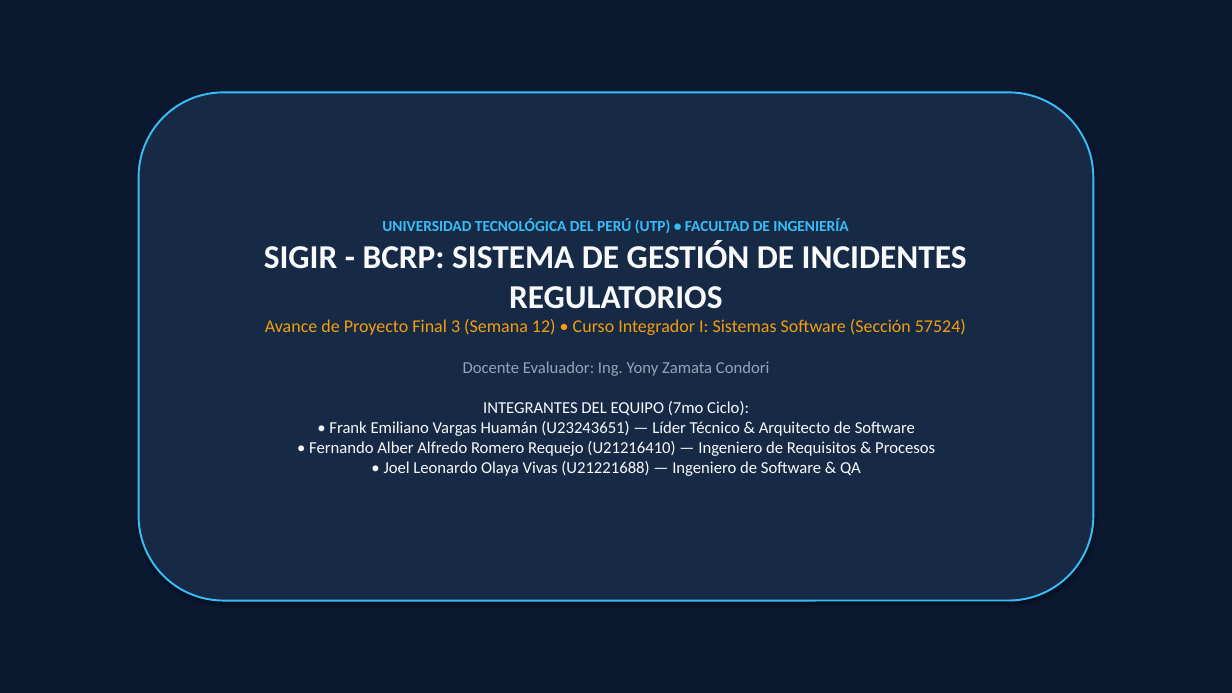
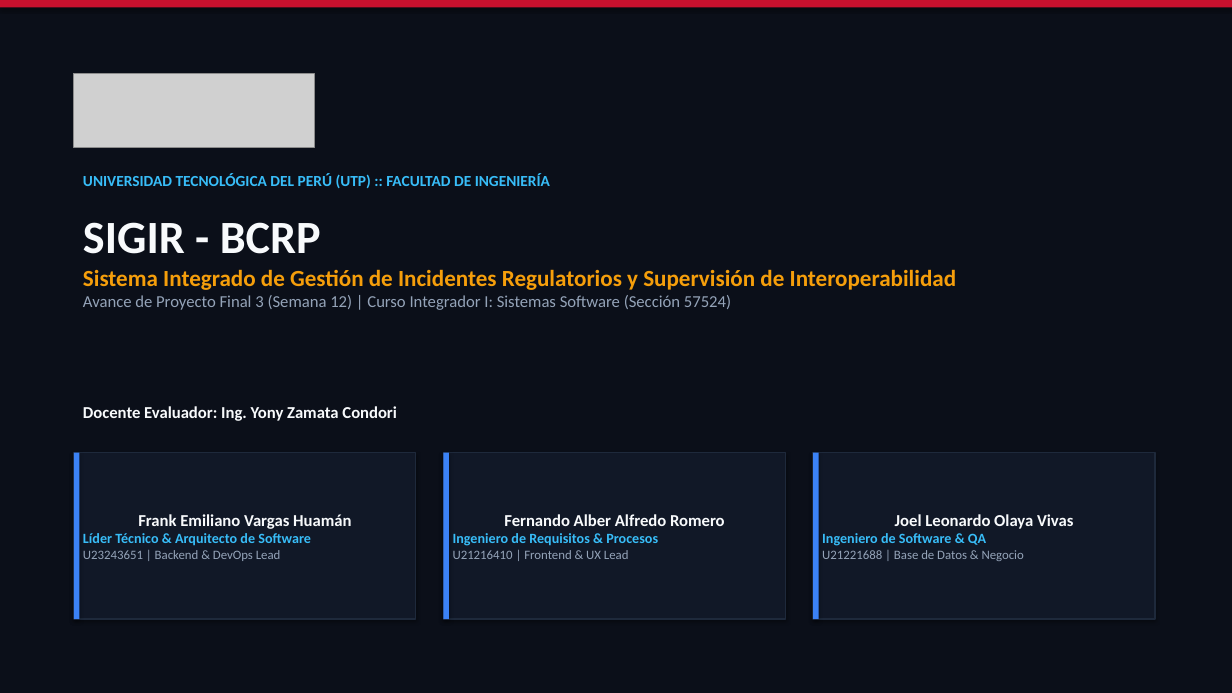
Before and after one commit to frankitoromas-tech/sigir-bcrp, a slide deck: slide 1 of 01_DOCUMENTACION_TECNICA/PRESENTACION_EJECUTIVA_APF3.pptx. Drawn at 1232x693 pixels with LibreOffice and Linux fonts; fonts in the diff are those of the drawing; grey boxes stand for pictures. Boxes give left, top, right and bottom in pixels: in the first picture for what was removed or moved away, otherwise in the second. Text is boxed around its words. In the diff, an @@ line names an element or a change of style, - is before the commit and + after.

```diff
--- a/01_DOCUMENTACION_TECNICA/PRESENTACION_EJECUTIVA_APF3.pptx
+++ b/01_DOCUMENTACION_TECNICA/PRESENTACION_EJECUTIVA_APF3.pptx
@@ rectangle at (x1=0, y1=0, x2=1232, y2=693): fill #0A192F to #0B0F19 @@
@@ rectangle added at (x1=0, y1=0, x2=1232, y2=7), fill #C8102E @@
@@ picture added at (x1=74, y1=74, x2=314, y2=148) @@
@@ rounded rectangle removed at (x1=139, y1=92, x2=1093, y2=601) @@
-UNIVERSIDAD TECNOLÓGICA DEL PERÚ (UTP) • FACULTAD DE INGENIERÍA
-SIGIR - BCRP: SISTEMA DE GESTIÓN DE INCIDENTES REGULATORIOS
-Avance de Proyecto Final 3 (Semana 12) • Curso Integrador I: Sistemas Software (Sección 57524)
-Docente Evaluador: Ing. Yony Zamata Condori
-INTEGRANTES DEL EQUIPO (7mo Ciclo):
-• Frank Emiliano Vargas Huamán (U23243651) — Líder Técnico & Arquitecto de Software
-• Fernando Alber Alfredo Romero Requejo (U21216410) — Ingeniero de Requisitos & Procesos
-• Joel Leonardo Olaya Vivas (U21221688) — Ingeniero de Software & QA
@@ text added at (x1=83, y1=173, x2=550, y2=188), 12 pt, text #38BDF8, bold @@
+UNIVERSIDAD TECNOLÓGICA DEL PERÚ (UTP) :: FACULTAD DE INGENIERÍA
@@ text added at (x1=83, y1=222, x2=957, y2=310), 18 pt, text #F59E0B, bold @@
+SIGIR - BCRP
+Sistema Integrado de Gestión de Incidentes Regulatorios y Supervisión de Interoperabilidad
+Avance de Proyecto Final 3 (Semana 12) | Curso Integrador I: Sistemas Software (Sección 57524)
@@ text added at (x1=83, y1=406, x2=397, y2=421), 13 pt, text #F8FAFC, bold @@
+Docente Evaluador: Ing. Yony Zamata Condori
@@ rectangle added at (x1=74, y1=453, x2=416, y2=619), fill #111827, outline #1E293B 1 pt, 11 pt, text #38BDF8, bold @@
+Frank Emiliano Vargas Huamán
+Líder Técnico & Arquitecto de Software
+U23243651 | Backend & DevOps Lead
@@ rectangle added at (x1=74, y1=453, x2=79, y2=619), fill #3B82F6 @@
@@ rectangle added at (x1=444, y1=453, x2=786, y2=619), fill #111827, outline #1E293B 1 pt, 11 pt, text #38BDF8, bold @@
+Fernando Alber Alfredo Romero
+Ingeniero de Requisitos & Procesos
+U21216410 | Frontend & UX Lead
@@ rectangle added at (x1=444, y1=453, x2=449, y2=619), fill #3B82F6 @@
@@ rectangle added at (x1=813, y1=453, x2=1155, y2=619), fill #111827, outline #1E293B 1 pt, 10 pt, text #94A3B8, bold @@
+Joel Leonardo Olaya Vivas
+Ingeniero de Software & QA
+U21221688 | Base de Datos & Negocio
@@ rectangle added at (x1=813, y1=453, x2=819, y2=619), fill #3B82F6 @@
```
Also in this commit, not shown: 9 other slides changed, 2 slides added, 2 slides removed, 20 other files.
